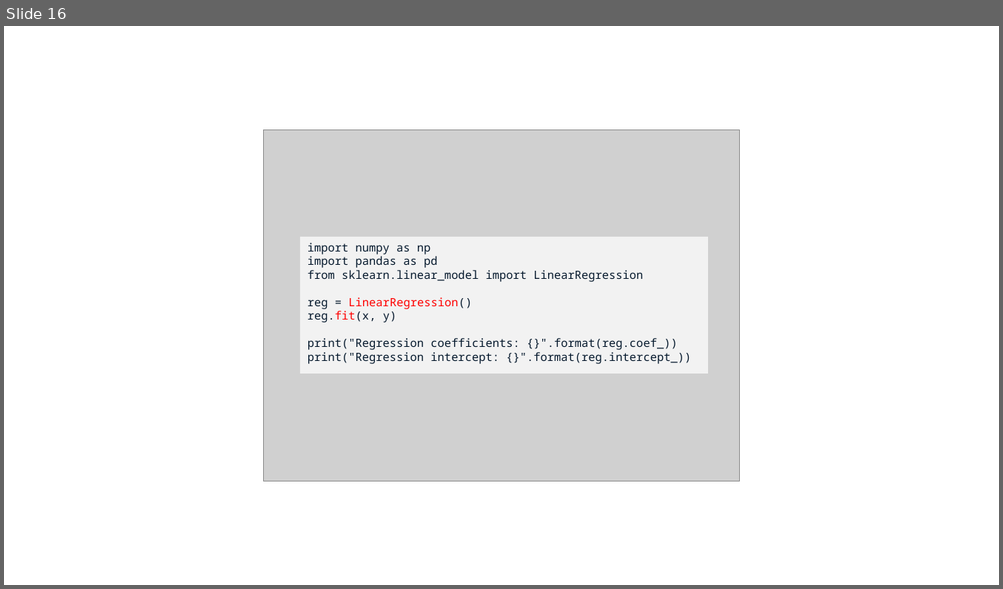
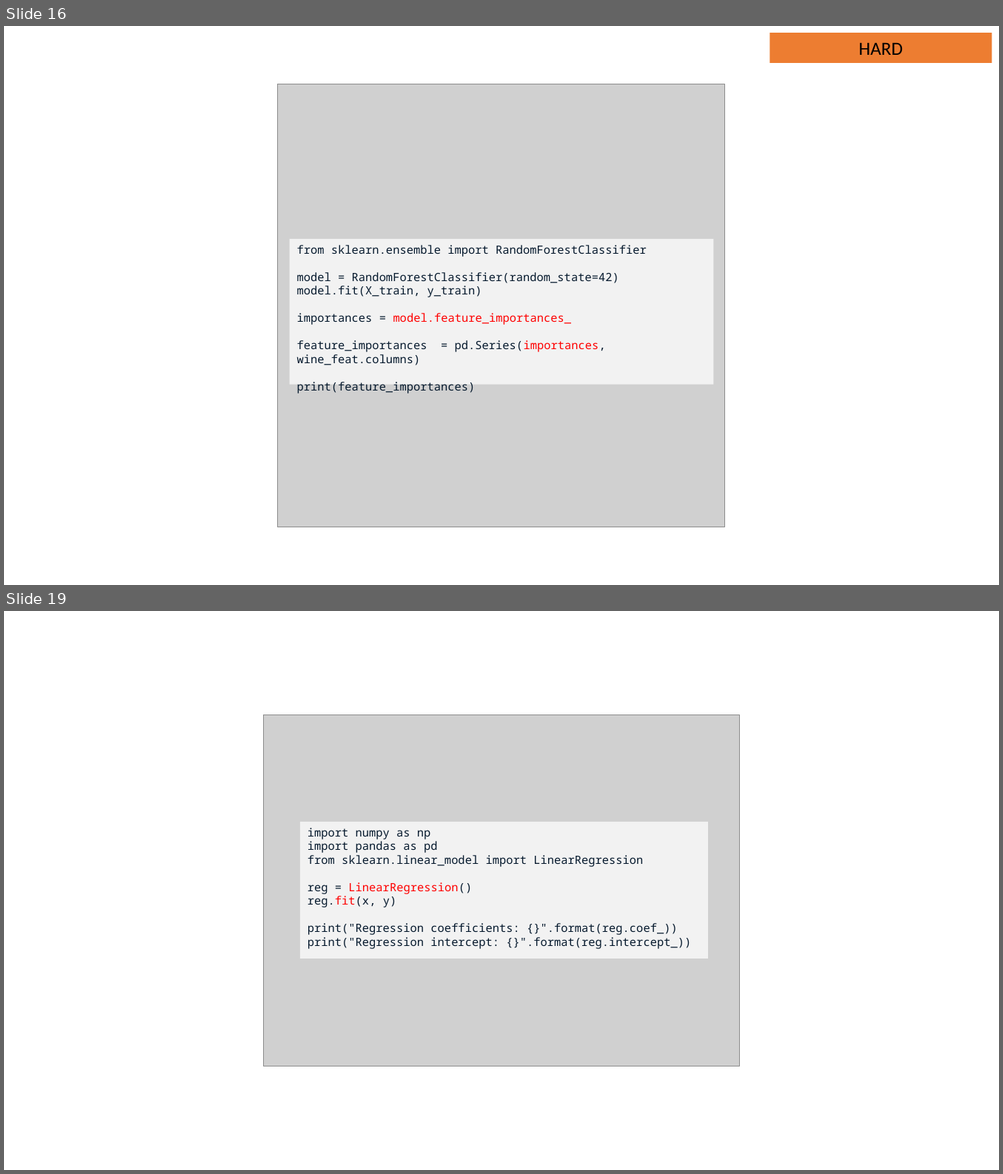
Before and after one commit to JNYH/DataCamp_Assessment, a slide deck: Model_Development.pptx. Shown one above the other, each under a label of ours: slide 16 before the commit, slides 16 and 19 after it; the slides between them are not shown. The pictures are 1003x589 and 1003x1174 pixels, drawn with LibreOffice and Linux fonts; fonts in the diff are those of the drawing; grey boxes stand for pictures. Boxes give left, top, right and bottom in pixels: in the first picture for what was removed or moved away, otherwise in the second. Text is boxed around its words. In the diff, an @@ line names an element or a change of style, - is before the commit and + after.

```diff
--- a/Model_Development.pptx
+++ b/Model_Development.pptx
@@ slide 16 added at (x1=4, y1=26, x2=999, y2=585), background #FFFFFF @@
@@ rectangle added at (x1=769, y1=33, x2=992, y2=62), fill #ED7D31, 18 pt, text #000000 @@
+HARD
@@ picture added at (x1=278, y1=84, x2=725, y2=527) @@
@@ rectangle added at (x1=290, y1=239, x2=714, y2=385), fill #F2F2F2, 11 pt, text #05192D @@
+from sklearn.ensemble import RandomForestClassifier
+model = RandomForestClassifier(random_state=42)
+model.fit(X_train, y_train)
+importances = model.feature_importances_
+feature_importances = pd.Series(importances, wine_feat.columns)
+print(feature_importances)
@@ what was slide 16 is now slide 19 @@
```
Also in this commit, not shown: 4 slides changed, 12 other slides added, 3 slides removed.
